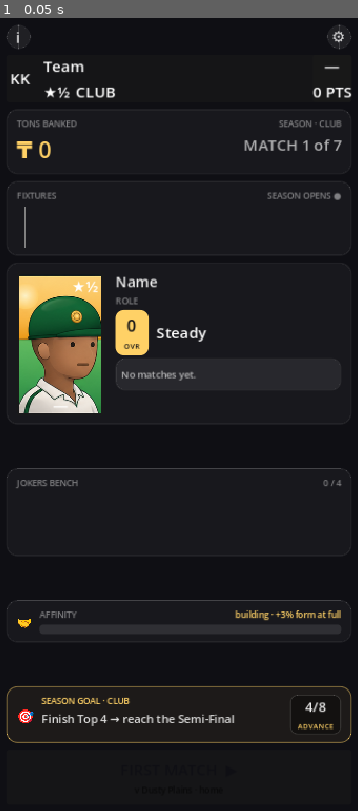
Above: before the commit, frame 1.
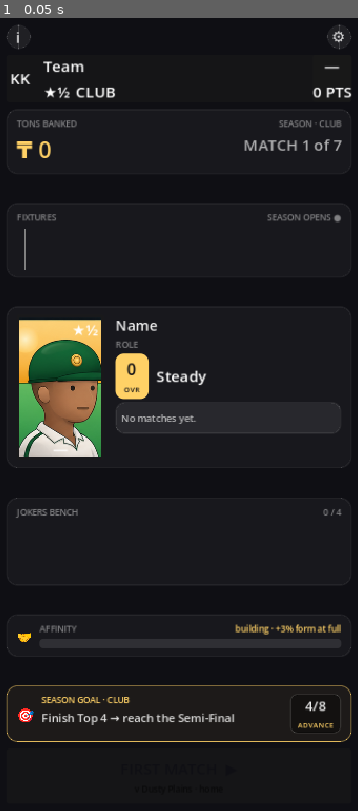
Above: after the commit, the same moment.

Repository: nico101rsa/cricket-v3
Game: Godot game, scene res://scenes/season_hub/season_hub.tscn
Same seed, same stepped clock (60 frames per second), same inputs: the game is played once before the commit and once after it. This scene is started directly instead of the project's main scene.
Inputs:
- Up to frame 1 (0.05 s): no input

The runs differ from the first frame. In frame 1, 10% of the frame differs, in the area x 1-99%, y 21-92%.

Commit message:
fix: Season Hub even vertical spacing — distribute slack across all body gaps (#86)
Design-track nit on the v2 build: more air between Jokers and Affinity than elsewhere
(expanders were only in the lower gaps). Add SpC/SpD so all body gaps below the header
expand equally → uniform rhythm.

Co-authored-by: Claude Opus 4.8 <noreply@anthropic.com>

Diff:
--- a/scenes/season_hub/season_hub.tscn
+++ b/scenes/season_hub/season_hub.tscn
@@ -135,6 +135,10 @@
 horizontal_alignment = 2
 text = "MATCH 1 of 7"
 
+[node name="SpC" type="Control" parent="Margin/Root"]
+layout_mode = 2
+size_flags_vertical = 3
+
 [node name="FixturesPanel" type="PanelContainer" parent="Margin/Root"]
 layout_mode = 2
 
@@ -169,6 +173,10 @@
 [node name="StageBox" type="HBoxContainer" parent="Margin/Root/FixturesPanel/FixturesWrap/FixturesRow"]
 layout_mode = 2
 theme_override_constants/separation = 5
+
+[node name="SpD" type="Control" parent="Margin/Root"]
+layout_mode = 2
+size_flags_vertical = 3
 
 [node name="CardPanel" type="PanelContainer" parent="Margin/Root"]
 layout_mode = 2
Binary file changed: docs/mockups/latest/season-hub.png
Binary file changed: docs/mockups/season-hub-hifi-v2-built.png
